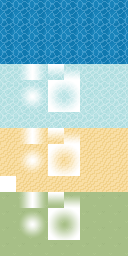
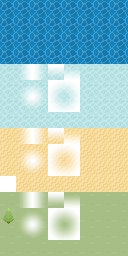
Two versions of the same layered image (w=128, h=256). Layer-by-layer changes:
added group "Group 1" with 2 layers in group "grass" over [3, 208, 14, 224]
painted on "Layer 2 copy 10" (1st of 4, in "grass") over [113, 242, 128, 255]
painted on "Layer 2 copy 10" (2nd of 4, in "grass") over [113, 226, 128, 239]
painted on "Layer 2 copy 10" (3rd of 4, in "grass") over [113, 210, 128, 223]
painted on "Layer 2 copy 10" (4th of 4, in "grass") over [113, 194, 128, 207]
painted on "Layer 2 copy 9" (1st of 4, in "grass") over [97, 242, 112, 255]
painted on "Layer 2 copy 9" (2nd of 4, in "grass") over [97, 226, 112, 239]
painted on "Layer 2 copy 9" (3rd of 4, in "grass") over [97, 210, 112, 223]
painted on "Layer 2 copy 9" (4th of 4, in "grass") over [97, 194, 112, 207]
painted on "Layer 2 copy 8" (1st of 4, in "grass") over [81, 242, 96, 255]
painted on "Layer 2 copy 8" (2nd of 4, in "grass") over [81, 226, 96, 239]
painted on "Layer 2 copy 8" (3rd of 4, in "grass") over [81, 210, 96, 223]
painted on "Layer 2 copy 8" (4th of 4, in "grass") over [81, 194, 96, 207]
painted on "Layer 2 copy 7" (1st of 4, in "grass") over [65, 242, 80, 255]
painted on "Layer 2 copy 6" (1st of 4, in "grass") over [49, 242, 64, 255]
painted on "Layer 2 copy 5" (1st of 4, in "grass") over [33, 242, 48, 255]
painted on "Layer 2 copy 5" (2nd of 4, in "grass") over [33, 226, 48, 239]
painted on "Layer 2 copy 5" (3rd of 4, in "grass") over [34, 210, 48, 223]
painted on "Layer 2 copy 4" (1st of 4, in "grass") over [17, 242, 32, 255]
painted on "Layer 2 copy 4" (2nd of 4, in "grass") over [17, 226, 32, 239]
painted on "Layer 2 copy 3" over [1, 242, 16, 255]
painted on "Layer 2 copy 2" over [1, 226, 16, 239]
painted on "Layer 2 copy" over [1, 210, 16, 223]
painted on "Layer 2" over [1, 194, 16, 207]
…and 10 more changes (1 added, 9 painted)
